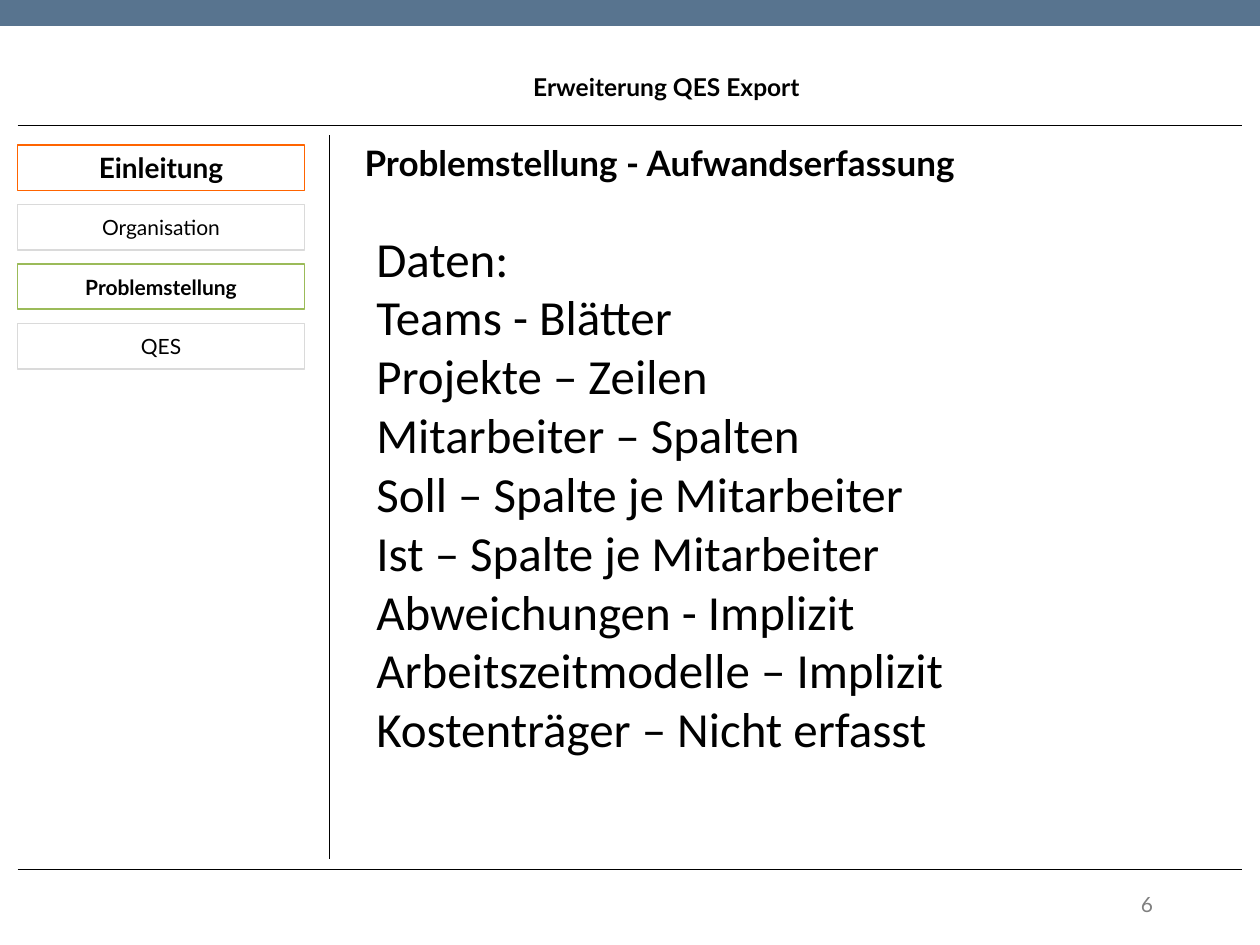
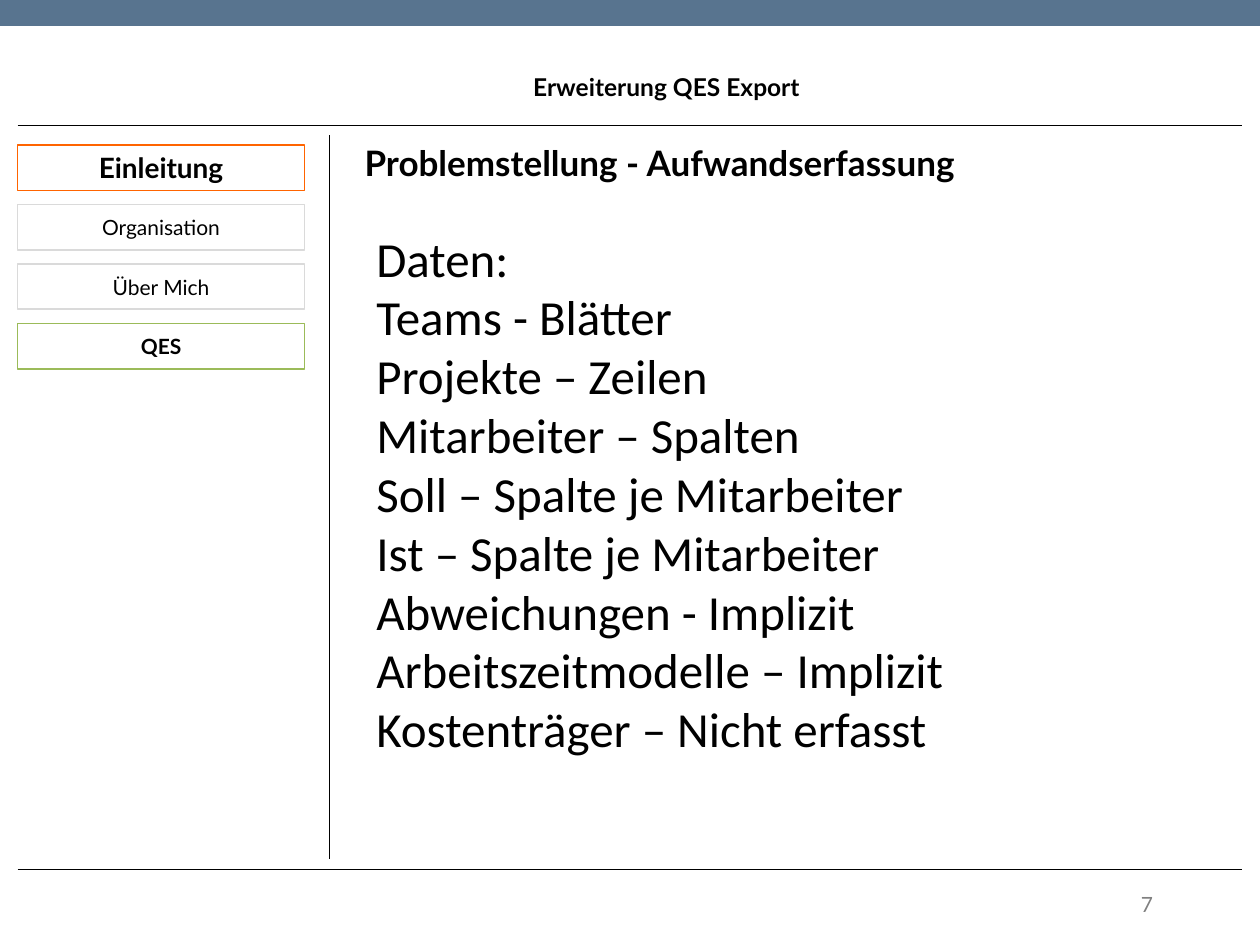
Before and after one commit to TwoHorus/dbExelExportLaravel, a slide deck: slide 7 of DOC/Fachgespraech.pptx (slide 6 before the commit). Drawn at 1260x945 pixels with LibreOffice and Linux fonts; fonts in the diff are those of the drawing; background and template pictures are left out. Boxes give left, top, right and bottom in pixels: in the first picture for what was removed or moved away, otherwise in the second. Text is boxed around its words. In the diff, an @@ line names an element or a change of style, - is before the commit and + after.

```diff
--- a/DOC/Fachgespraech.pptx
+++ b/DOC/Fachgespraech.pptx
@@ rectangle "Über Mich" at box(18, 265, 305, 310): outline #9BBB59 0.85 pt to #DADADA 0.85 pt @@
@@ text in rectangle at box(113, 276, 209, 295): text changed; bold off @@
-Problemstellung
+Über Mich
@@ rectangle "QES" at box(18, 324, 305, 369): bold on; outline #DADADA 0.85 pt to #9BBB59 0.85 pt @@
@@ page number at box(1141, 897, 1153, 912): text changed @@
-6
+7
```
Also in this commit, not shown: 7 other slides changed, 1 slide added, 1 slide removed.
